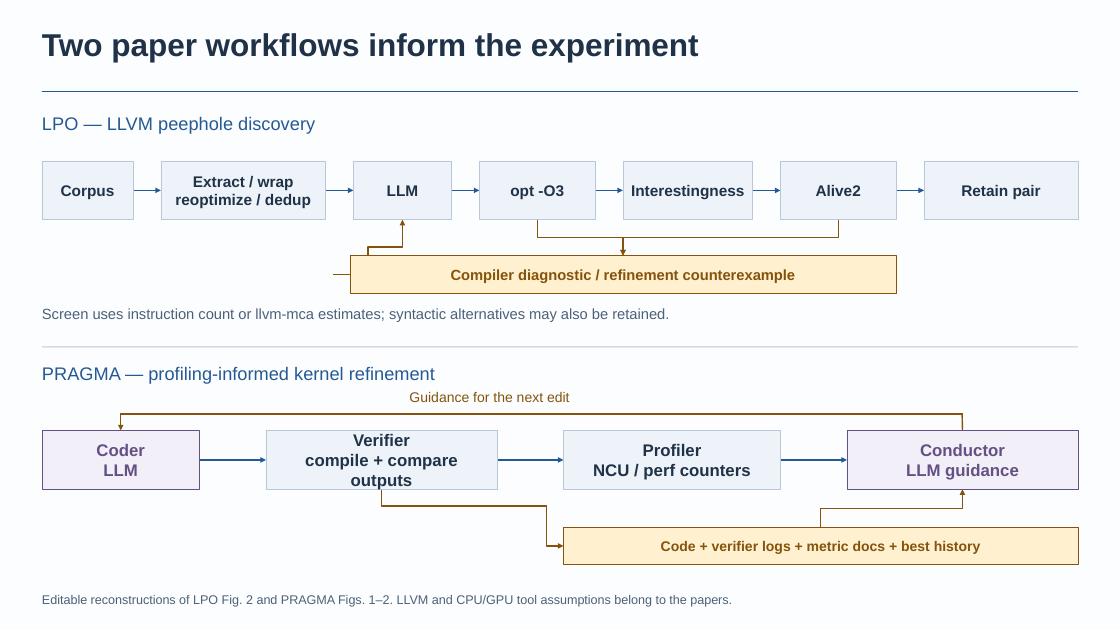
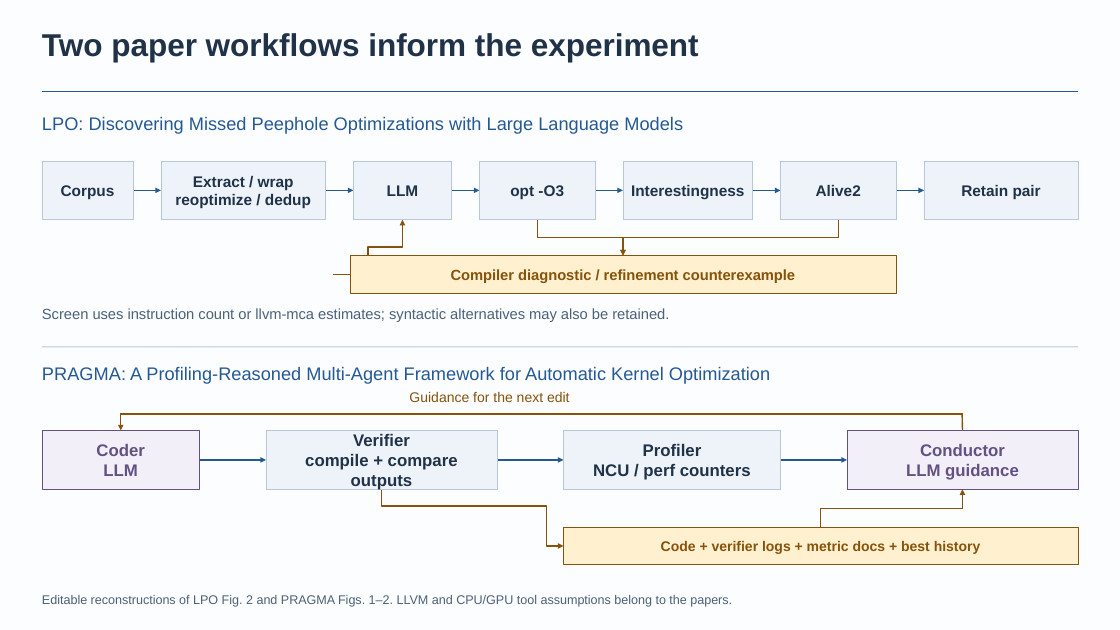
Before and after one commit to BonZirka/ascend-npu-optimization-research, a slide deck: slide 6 of output/ascend-optimization-pitch/ascend-optimization-technical.pptx. Drawn at 1120x630 pixels with LibreOffice and Linux fonts; fonts in the diff are those of the drawing. Boxes give left, top, right and bottom in pixels: in the first picture for what was removed or moved away, otherwise in the second. Text is boxed around its words. In the diff, an @@ line names an element or a change of style, - is before the commit and + after.

Commit message:
Clarify missed-optimization motivation and research starting points
Recognize problem-triggered proactive optimization epics, remove internal question identifiers, reproduce full paper titles and add concrete harness, validation and metric candidates with scope limits and primary references.

```diff
--- a/output/ascend-optimization-pitch/ascend-optimization-technical.pptx
+++ b/output/ascend-optimization-pitch/ascend-optimization-technical.pptx
@@ text at box(42, 116, 683, 134): text changed @@
-LPO — LLVM peephole discovery
+LPO: Discovering Missed Peephole Optimizations with Large Language Models
@@ text at box(42, 366, 770, 384): text changed @@
-PRAGMA — profiling-informed kernel refinement
+PRAGMA: A Profiling-Reasoned Multi-Agent Framework for Automatic Kernel Optimization
```
Also in this commit, not shown: 5 other slides changed, 4 slides added, 3 slides removed, 6 other files.
